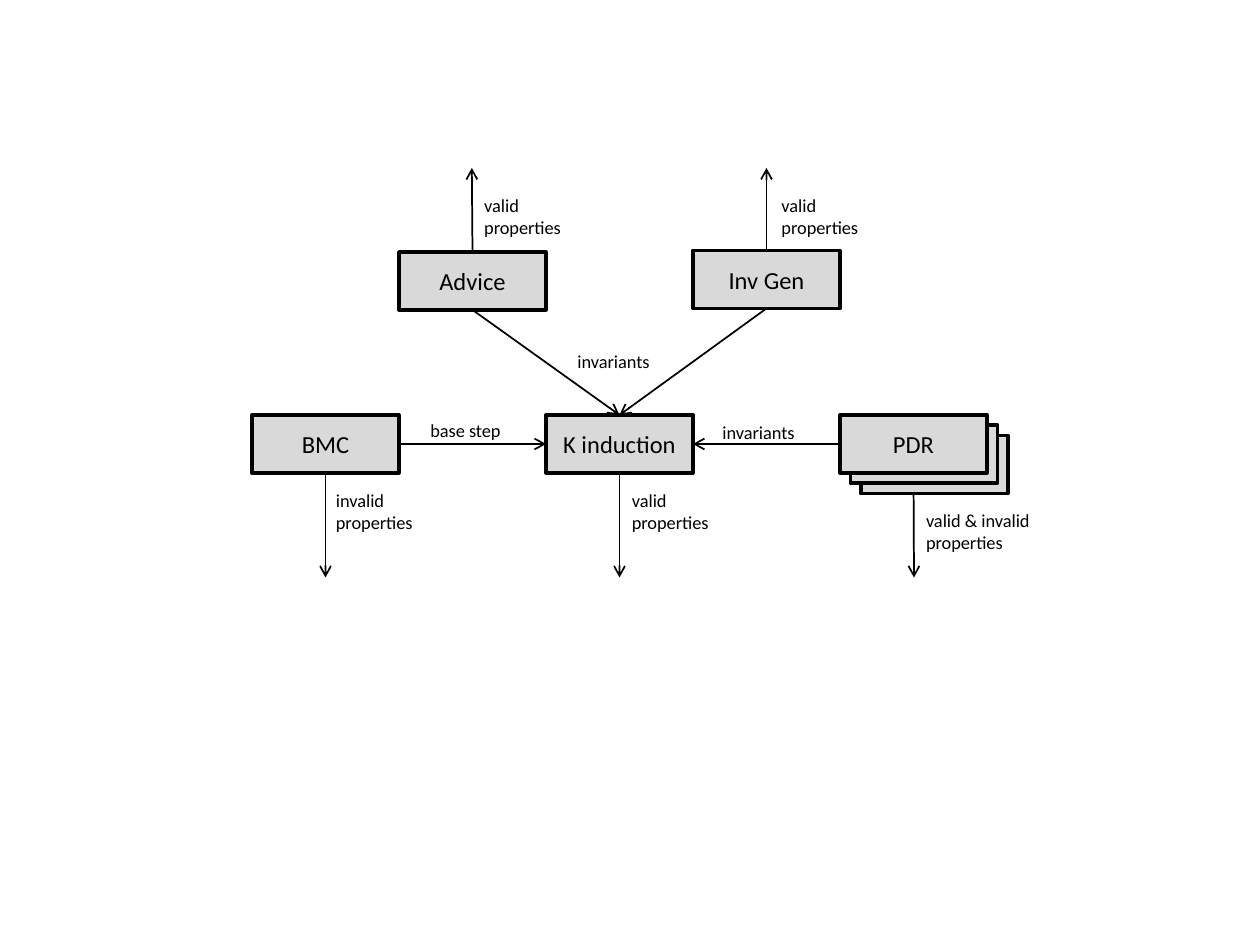
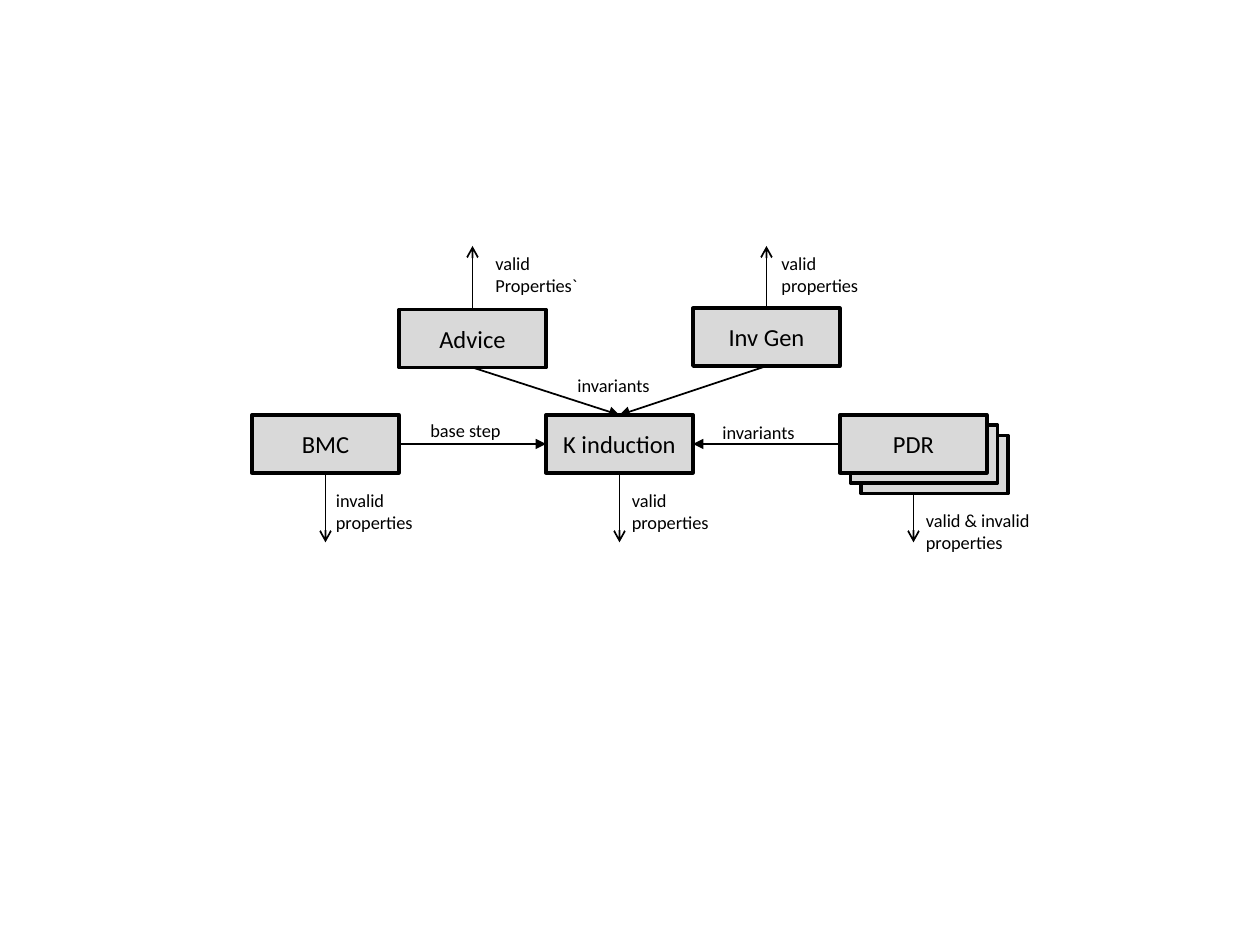
Before and after one commit to agacek/jkind-paper, a slide deck: slide 1 of engines.pptx. Drawn at 1260x945 pixels with LibreOffice and Linux fonts; fonts in the diff are those of the drawing. Boxes give left, top, right and bottom in pixels: in the first picture for what was removed or moved away, otherwise in the second. Text is boxed around its words. In the diff, an @@ line names an element or a change of style, - is before the commit and + after.

```diff
--- a/engines.pptx
+++ b/engines.pptx
@@ arrow moved from (472, 252) - (471, 168) to (472, 310) - (472, 246) @@
@@ text "valid": place and size @@
-text "valid" at bbox=[484, 199, 561, 237]
+text "valid" at bbox=[495, 257, 577, 295]
@@ arrow moved from (766, 251) - (766, 168) to (766, 309) - (766, 246) @@
@@ text "valid": place and size @@
-text "valid" at bbox=[781, 199, 858, 237]
+text "valid" at bbox=[781, 257, 858, 295]
@@ text at bbox=[495, 279, 577, 295]: text changed @@
-properties
+Properties`
@@ rectangle "Advice": place and size @@
-rectangle "Advice" at bbox=[399, 252, 547, 310]
+rectangle "Advice" at bbox=[399, 310, 547, 368]
@@ rectangle "Inv Gen": place and size @@
-rectangle "Inv Gen" at bbox=[693, 251, 840, 309]
+rectangle "Inv Gen" at bbox=[693, 309, 840, 367]
@@ arrow moved from (472, 310) - (620, 415) to (472, 368) - (620, 415) @@
@@ arrow (472, 368) - (620, 415): arrowheads changed @@
@@ text "invariants": place and size @@
-text "invariants" at bbox=[577, 355, 649, 368]
+text "invariants" at bbox=[577, 379, 649, 392]
@@ arrow moved from (766, 309) - (620, 415) to (766, 367) - (620, 415) @@
@@ arrow (766, 367) - (620, 415): arrowheads changed @@
@@ arrow (399, 444) - (546, 444): arrowheads changed @@
@@ arrow (840, 444) - (693, 444): arrowheads changed @@
@@ arrow moved from (325, 472) - (325, 577) to (325, 472) - (325, 542) @@
@@ arrow moved from (620, 472) - (620, 577) to (620, 472) - (620, 542) @@
@@ arrow moved from (914, 472) - (914, 577) to (914, 472) - (914, 542) @@
```
Also in this commit, not shown: 3 other files.
